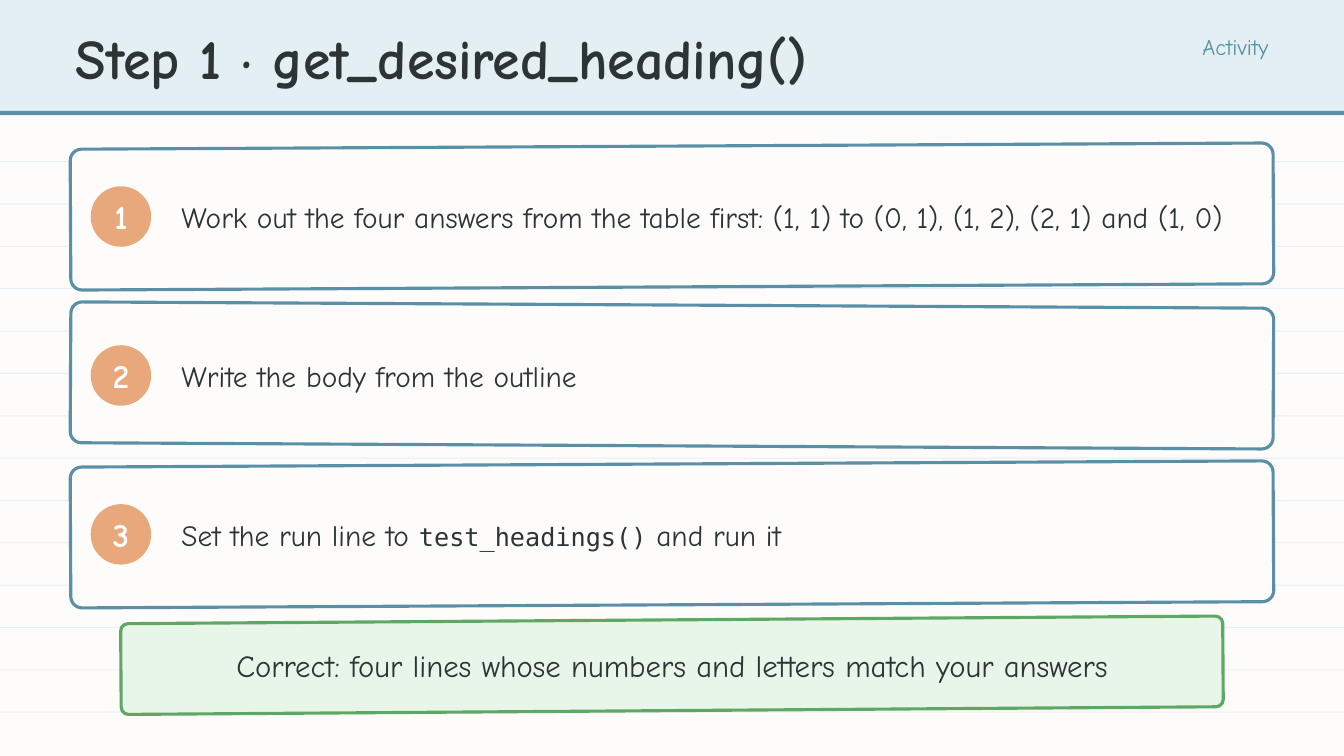
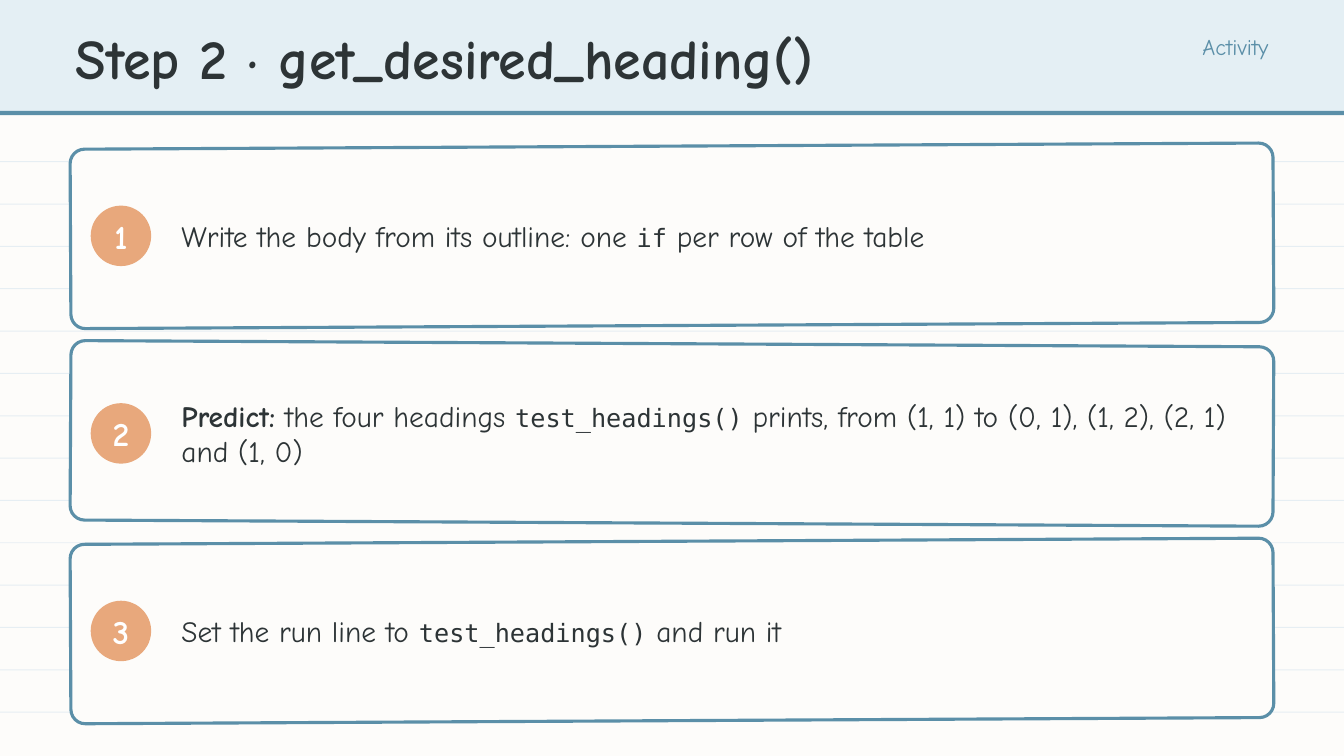
Before and after one commit to bradamiller/LearningPython, a slide deck: slide 15 of static/slides/module-04-manhattan/module-4-lesson-04-the-driver.pptx. Drawn at 1344x756 pixels with LibreOffice and Linux fonts; fonts in the diff are those of the drawing. Boxes give left, top, right and bottom in pixels: in the first picture for what was removed or moved away, otherwise in the second. Text is boxed around its words. In the diff, an @@ line names an element or a change of style, - is before the commit and + after.

```diff
--- a/static/slides/module-04-manhattan/module-4-lesson-04-the-driver.pptx
+++ b/static/slides/module-04-manhattan/module-4-lesson-04-the-driver.pptx
@@ text at [76, 36, 813, 89]: text changed @@
-Step 1 · get_desired_heading()
+Step 2 · get_desired_heading()
@@ rounded rectangle: place and size @@
-rounded rectangle at [70, 143, 1274, 290]
+rounded rectangle at [70, 143, 1274, 329]
@@ text "1": place and size @@
-text "1" at [114, 207, 127, 229]
+text "1" at [114, 227, 127, 249]
@@ ellipse: place and size @@
-ellipse at [91, 187, 151, 247]
+ellipse at [91, 206, 151, 266]
@@ text at [181, 227, 925, 253]: text changed @@
-Work out the four answers from the table first: (1, 1) to (0, 1), (1, 2), (2, 1) and (1, 0)
+Write the body from its outline: one if per row of the table
@@ rounded rectangle: place and size @@
-rounded rectangle at [70, 302, 1274, 450]
+rounded rectangle at [70, 341, 1274, 526]
@@ text "2": place and size @@
-text "2" at [113, 366, 130, 388]
+text "2" at [113, 424, 130, 446]
@@ ellipse: place and size @@
-ellipse at [91, 345, 151, 405]
+ellipse at [91, 403, 151, 464]
@@ text at [181, 404, 1226, 465]: text changed @@
-Write the body from the outline
+Predict: the four headings test_headings() prints, from (1, 1) to (0, 1), (1, 2), (2, 1) and (1, 0)
@@ rounded rectangle: place and size @@
-rounded rectangle at [70, 461, 1274, 608]
+rounded rectangle at [70, 538, 1274, 724]
@@ text "Set the run line to ...": place and size @@
-text "Set the run line to ..." at [181, 526, 781, 552]
+text "Set the run line to ..." at [181, 622, 781, 648]
@@ text "3": place and size @@
-text "3" at [113, 525, 130, 547]
+text "3" at [113, 622, 130, 644]
@@ ellipse: place and size @@
-ellipse at [91, 504, 151, 565]
+ellipse at [91, 601, 151, 661]
@@ rounded rectangle removed at [121, 616, 1223, 715] @@
@@ text removed at [236, 656, 1108, 683] @@
-Correct: four lines whose numbers and letters match your answers
```
Also in this commit, not shown: 11 other slides changed, 10 slides added, 1 slide removed, 42 other files.
